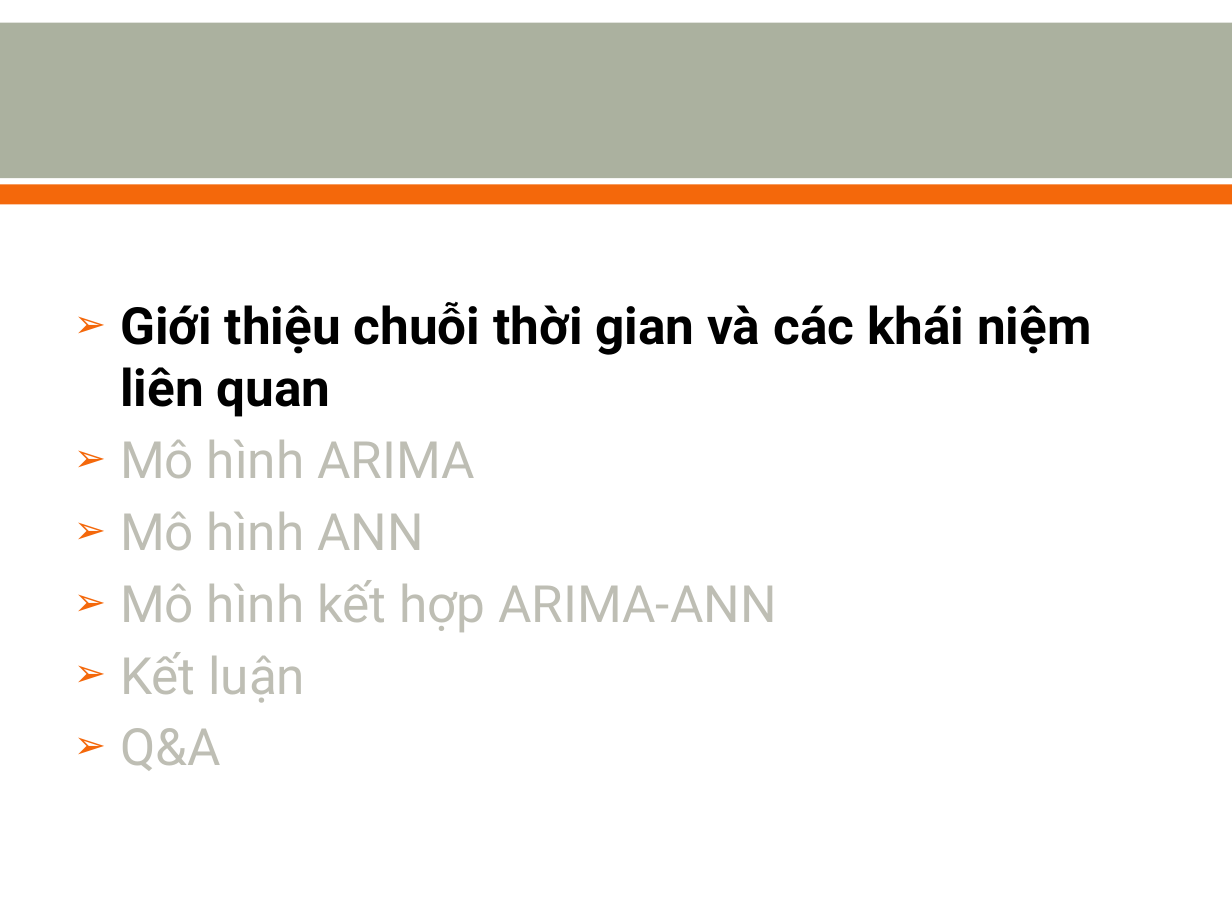
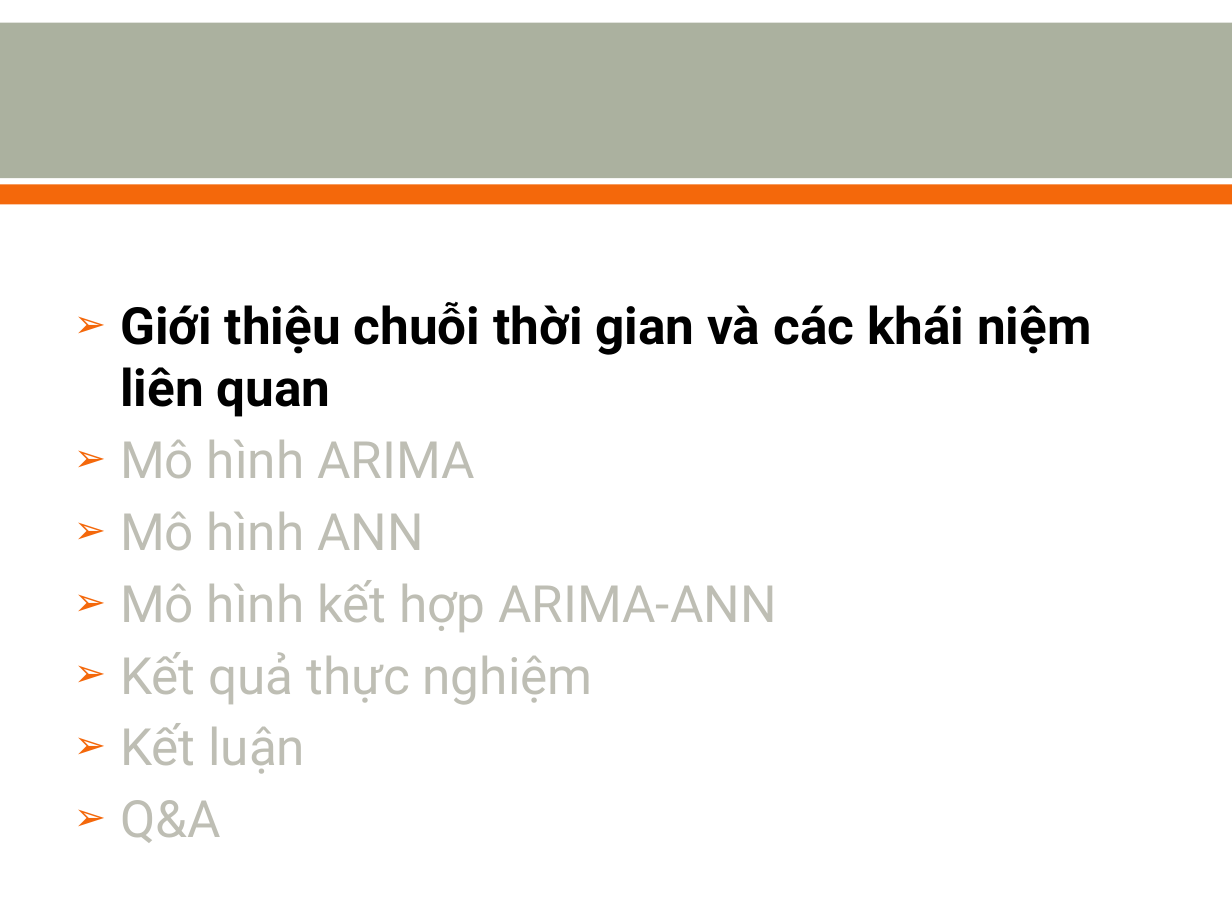
Before and after one commit to nvtthai/forecast-time-series, a slide deck: slide 3 of Report/Presentation.ppt. Drawn at 1232x924 pixels with LibreOffice and Linux fonts; fonts in the diff are those of the drawing. Boxes give left, top, right and bottom in pixels: in the first picture for what was removed or moved away, otherwise in the second. Text is boxed around its words. In the diff, an @@ line names an element or a change of style, - is before the commit and + after.

```diff
--- a/Report/Presentation.ppt
+++ b/Report/Presentation.ppt
@@ text at (120,652,593,705): paragraph added @@
+➢ Kết quả thực nghiệm
```
Also in this commit, not shown: 10 other slides changed, 5 slides added, 11 slides removed.
